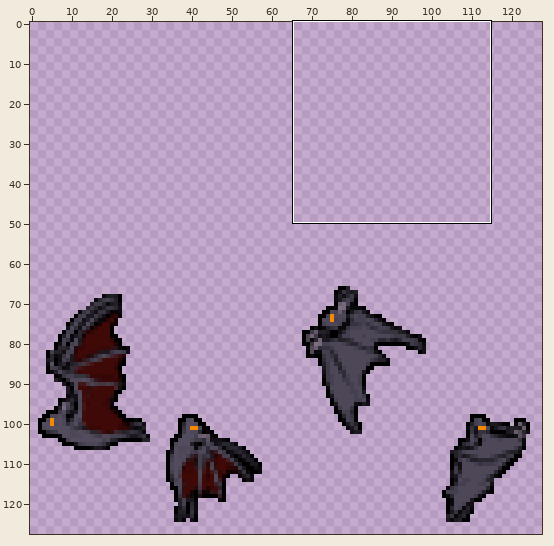
File history of a sprite sheet, images/shared-1-sheet2.png. The picture above shows the old version from afar; the outline marks the close-up.
Close-up. Before the edit:
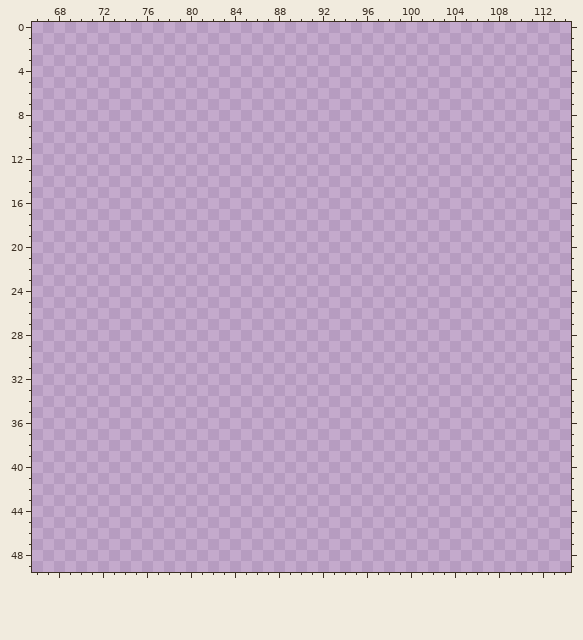
The file is 128x128 pixels. Colours within 5 levels of each other are drawn and written as one. Shown: x 66..114, y 0..49. The old version is drawn lined up with the new one.
After the commit:
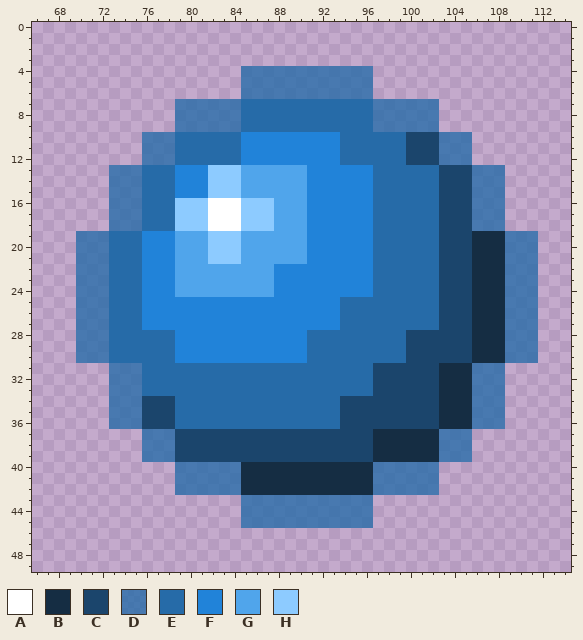
Palette (. is transparent): A #ffffff  B #152d43  C #1b456c  D #266ba8c8  E #266ba8  F #2183d9  G #50a5eb  H #8dcbff
Difference:
drawings rearranged on the sheet (the old picture shows each at its new place)
y 4..6: x 85..96 ............ -> DDDDDDDDDDDD
y 7..9: x 79..102 ........................ -> DDDDDDEEEEEEEEEEEEDDDDDD
y 10..12: x 76..105 .............................. -> DDDEEEEEEFFFFFFFFFEEEEEECCCDDD
y 13..15: x 73..108 .................................... -> DDDEEEFFFHHHGGGGGGFFFFFFEEEEEECCCDDD
y 16..18: x 73..108 .................................... -> DDDEEEHHHAAAHHHGGGFFFFFFEEEEEECCCDDD
y 19..21: x 70..111 .......................................... -> DDDEEEFFFGGGHHHGGGGGGFFFFFFEEEEEECCCBBBDDD
y 22..24: x 70..111 .......................................... -> DDDEEEFFFGGGGGGGGGFFFFFFFFFEEEEEECCCBBBDDD
y 25..27: x 70..111 .......................................... -> DDDEEEFFFFFFFFFFFFFFFFFFEEEEEEEEECCCBBBDDD
y 28..30: x 70..111 .......................................... -> DDDEEEEEEFFFFFFFFFFFFEEEEEEEEECCCCCCBBBDDD
y 31..33: x 73..108 .................................... -> DDDEEEEEEEEEEEEEEEEEEEEECCCCCCBBBDDD
y 34..36: x 73..108 .................................... -> DDDCCCEEEEEEEEEEEEEEECCCCCCCCCBBBDDD
y 37..39: x 76..105 .............................. -> DDDCCCCCCCCCCCCCCCCCCBBBBBBDDD
y 40..42: x 79..102 ........................ -> DDDDDDBBBBBBBBBBBBDDDDDD
y 43..45: x 85..96 ............ -> DDDDDDDDDDDD
Where, in picture pixels (left, top, right, bottom), the same in both close-ups:
added: (76, 66, 538, 528)
